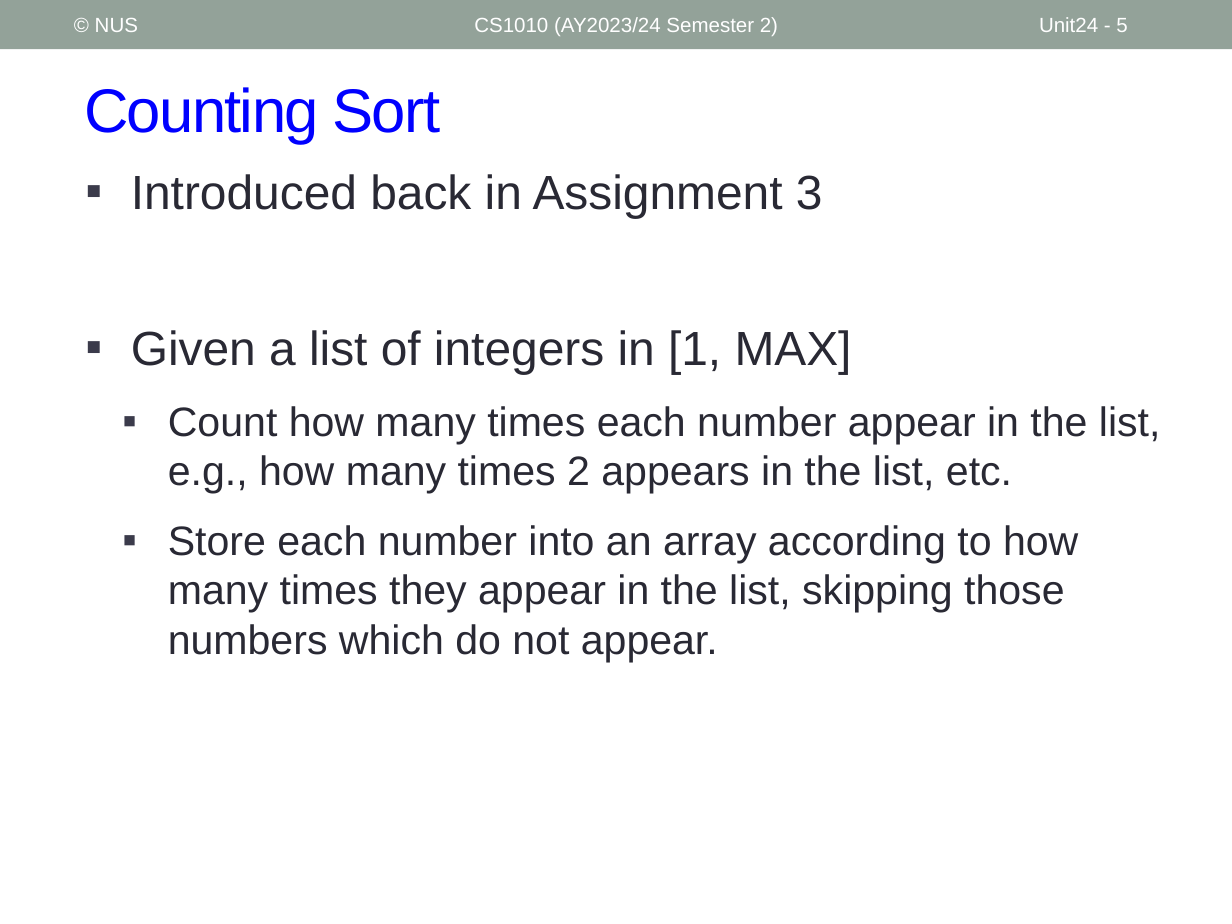
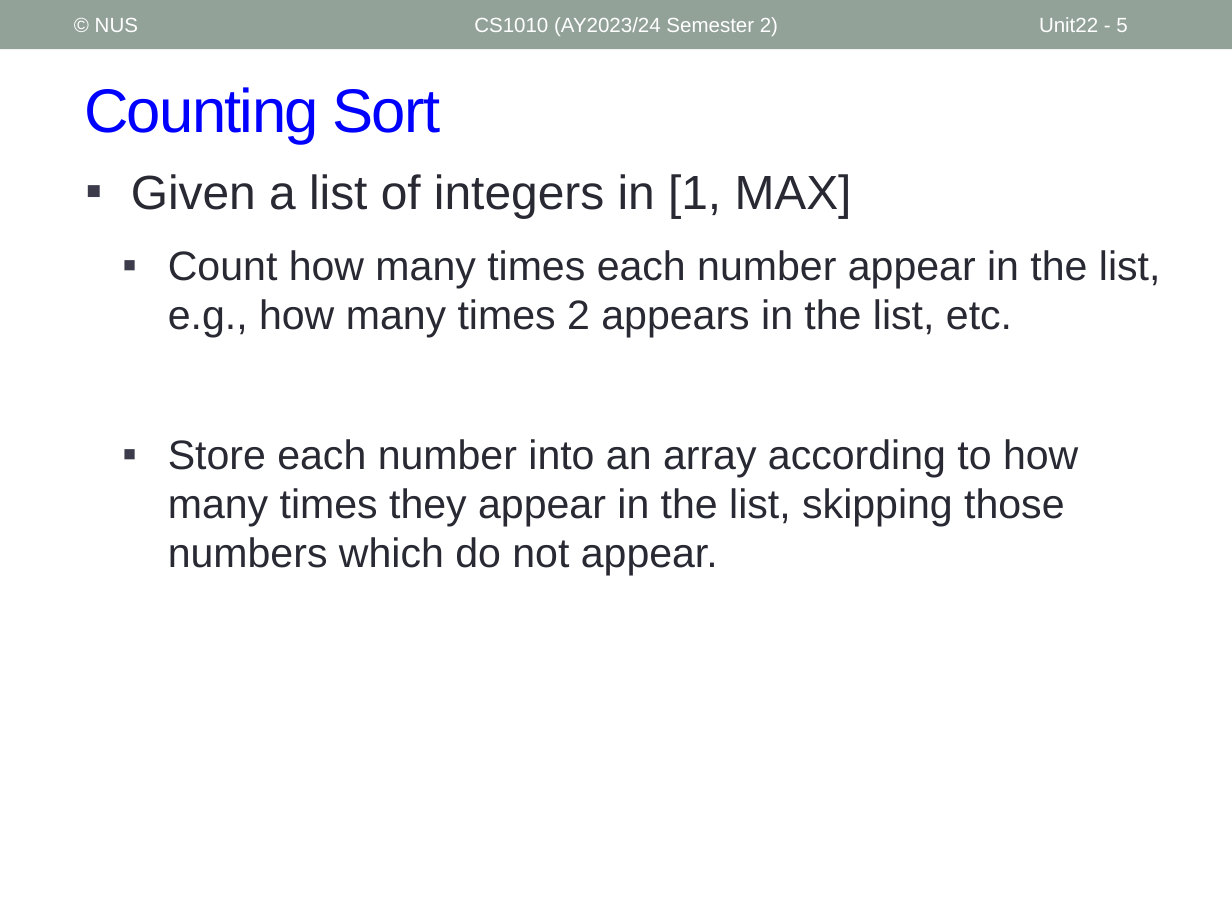
Before and after one commit to nus-cs1010-2425-s2/website, a slide deck: slide 5 of slides/Unit22_Sorting.pptx. Drawn at 1232x924 pixels with LibreOffice and Linux fonts; fonts in the diff are those of the drawing. Boxes give left, top, right and bottom in pixels: in the first picture for what was removed or moved away, otherwise in the second. Text is boxed around its words. In the diff, an @@ line names an element or a change of style, - is before the commit and + after.

```diff
--- a/slides/Unit22_Sorting.pptx
+++ b/slides/Unit22_Sorting.pptx
@@ page number at (1039, 17, 1127, 32): text changed @@
-Unit24 - 5
+Unit22 - 5
@@ text at (131, 174, 823, 218): paragraph removed @@
-▪ Introduced back in Assignment 3
```
Also in this commit, not shown: 6 other slides changed, 1 slide added, 4 other files.
